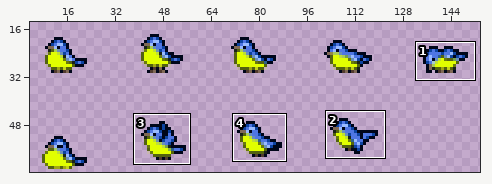
Two states of a sprite sheet, BirdsEverywhere/assets/blue_tit/blue_tit.png. The first picture is a wide view before the edit; the outline marks the close-up.
Close-up. As it was:
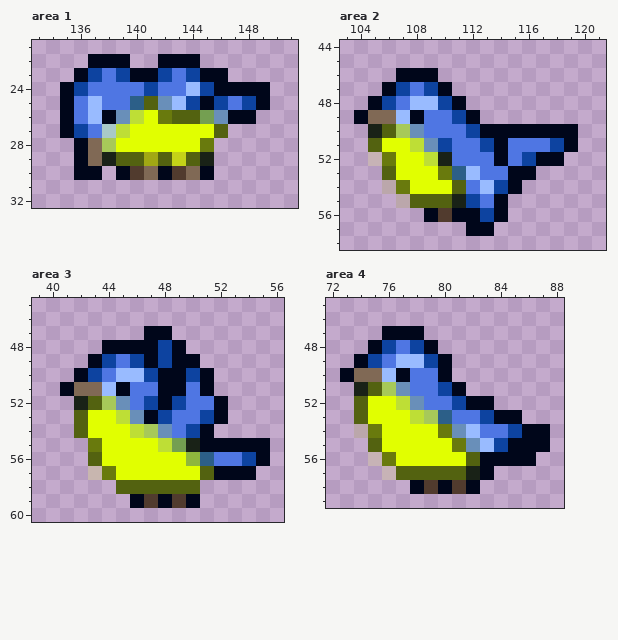
The file is 160x64 pixels. Pixels under 10% opacity are left out. Colours within 5 levels of each other are drawn and written as one. Shown: area 1: x 133..151, y 21..32; area 2: x 103..121, y 44..58; area 3: x 39..56, y 45..60; area 4: x 72..88, y 45..59. The wide view leaves out empty margins. The commit also changed other parts of the picture, which this record leaves out.
Now the later version:
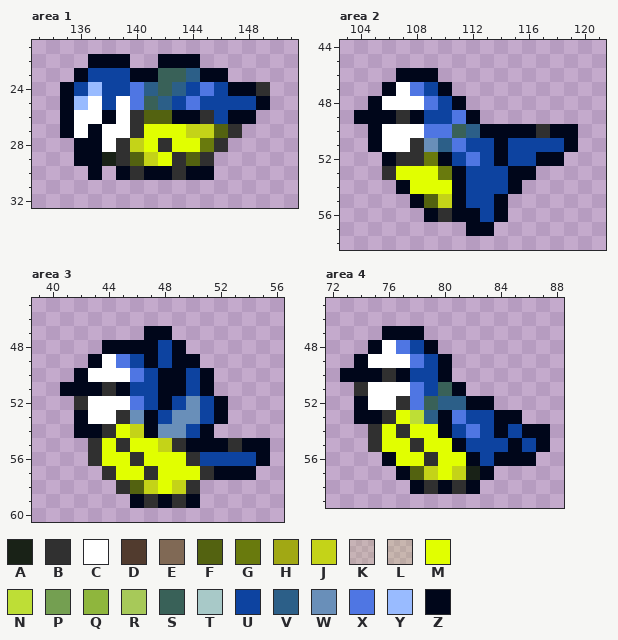
Palette (. is transparent): A #192217  B #303030  C #ffffff  D #513b2e  E #806955  F #536210  G #697a0d  H #a1a814  J #c4d318  K #e1ff001c  L #e1ff0024  M #e1ff00  N #bede36  P #749f51  Q #8fb63d  R #a7c959  S #396158  T #a8c9c8  U #0d43a0  V #2c5f88  W #698fb9  X #4f76e3  Y #99bbff  Z #00061a
Change:
Changed rows in their new state; - is an unchanged pixel.
Area 1:
first column x 136:
23 --U---SSV-----
24 -YUU-VSVUXU--B
25 YCUCXSVUXU-U--
26 CC-CBFFZZBU---
27 CZCCB---JJ-B--
28 -ZCBJ-B---B---
29 -Z-B-JMB-B----
30 .---BZ-BZ-----
Area 2:
first column x 105:
47 --C----------
48 -CCCX--------
49 ZZB-UUX------
50 ZCCC--SV----B
51 ZCCB-V-U--UUU
52 .ZBBGZU-U-U--
53 -B----ZUUU---
54 -.Z---ZUU----
55 --.Z-JZ-U----
56 -----B-------
Area 3:
first column x 42:
49 --C---------
50 -CCCX-------
51 ZZB-UU--U---
52 BCCC----WU--
53 ZCCB---WW---
54 ZZB-JZ-W----
55 -B-B--JBZ--B
56 -B--B---BUUU
57 -.B--B---B--
58 ---B-JMJB---
59 -----B-B----
Area 4:
first column x 74:
48 --C----------
49 -CCCX--------
50 ZZB-UU-------
51 BCCC-US------
52 ZCCBXSVV-----
53 ZZB--VZ-U----
54 .B-B--ZUXUZ--
55 -B--B--ZUU--U
56 -.Z--B--ZU---
57 --.Z-JMJ-----
58 -----B-B-----
